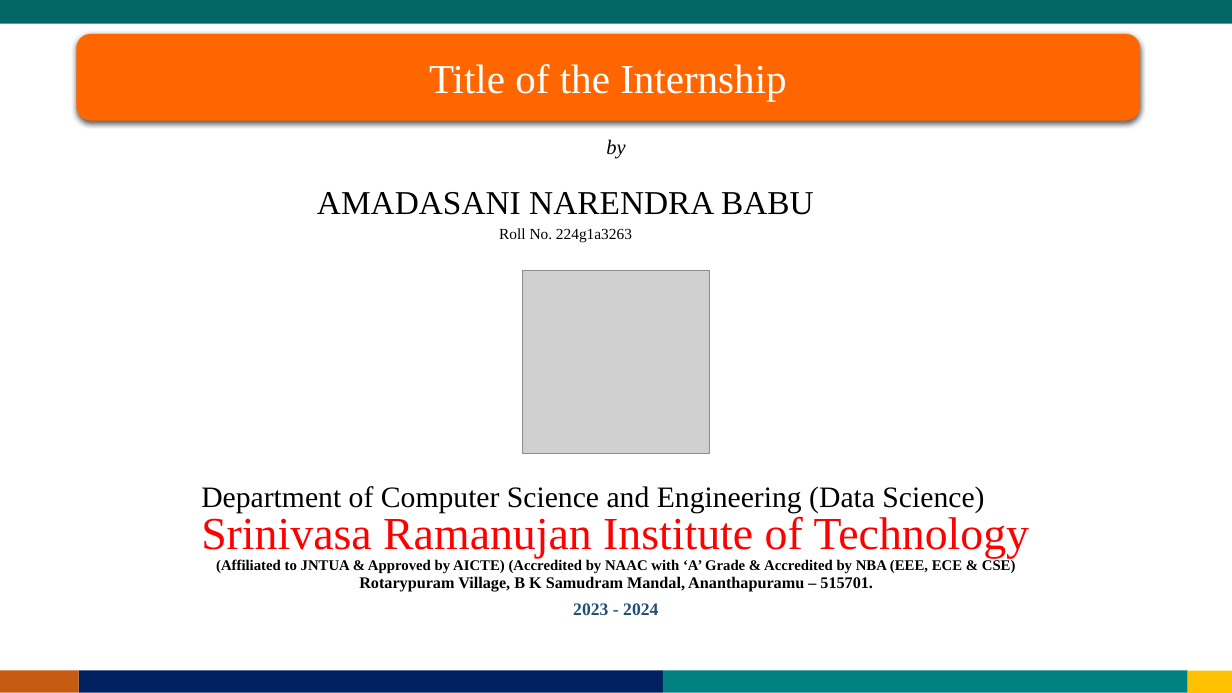
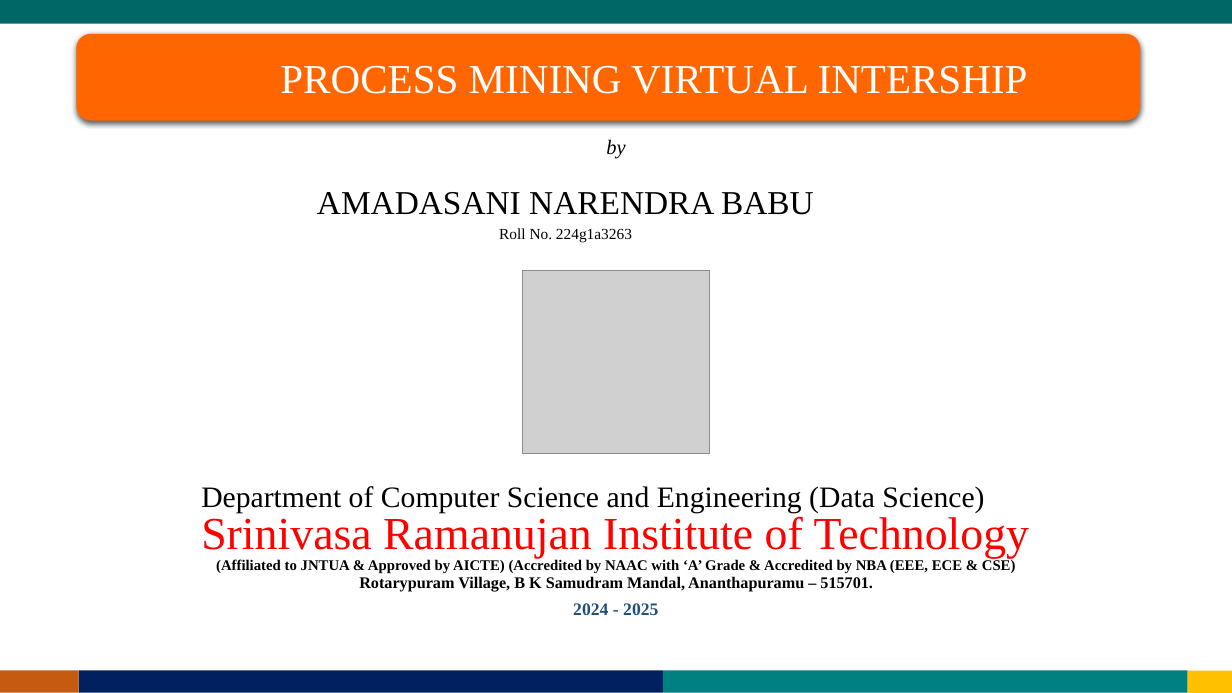
Before and after one commit to narendrababu7/Summer-internship---1, a slide deck: slide 1 of intership ppt.pptx. Drawn at 1232x693 pixels with LibreOffice and Linux fonts; fonts in the diff are those of the drawing; grey boxes stand for pictures. Boxes give left, top, right and bottom in pixels: in the first picture for what was removed or moved away, otherwise in the second. Text is boxed around its words. In the diff, an @@ line names an element or a change of style, - is before the commit and + after.

```diff
--- a/intership ppt.pptx
+++ b/intership ppt.pptx
@@ text in rounded rectangle at (280,65,1028,94): text changed @@
-Title of the Internship
+PROCESS MINING VIRTUAL INTERSHIP
@@ text at (573,603,658,615): text changed @@
-2023 - 2024
+2024 - 2025
```
Also in this commit, not shown: 12 other slides changed.
